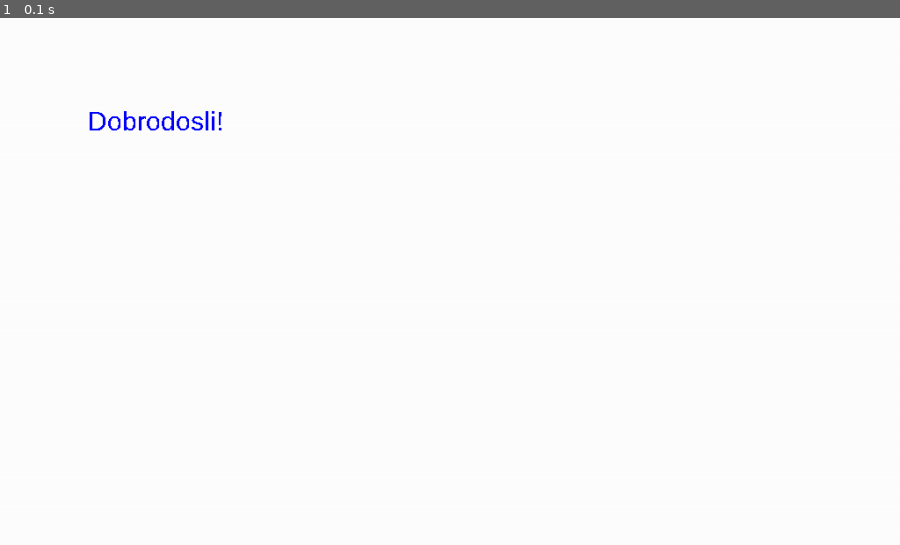
Above: before the commit, frame 1.
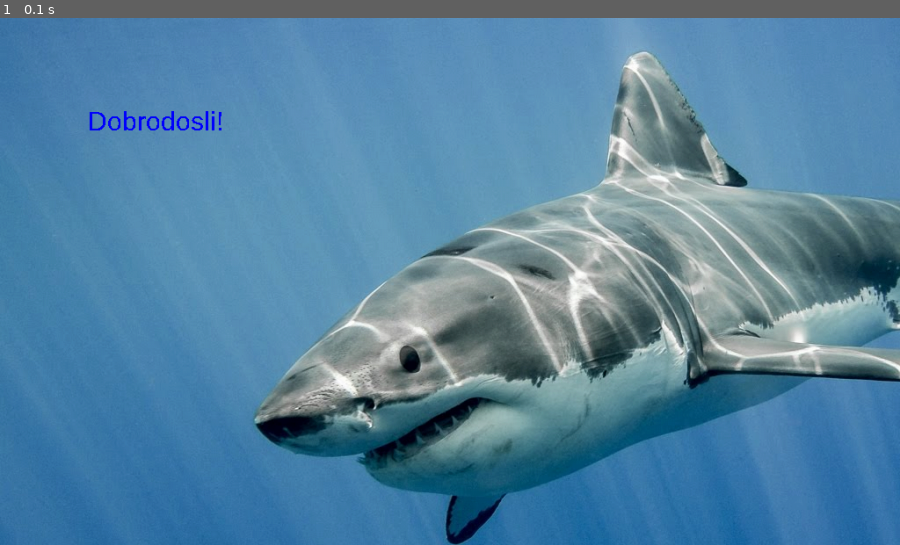
Above: after the commit, the same moment.

Repository: Levara/pygame-hamster
Game: pygame game, started from hamster.py
Same seed, same stepped clock (60 frames per second), same inputs: the game is played once before the commit and once after it.
Inputs:
- Up to frame 1 (0.1 s): no input

The runs differ from the first frame. In frame 1, 100% of the frame differs, in the area x 0-100%, y 0-100%.

Commit message:
dodaj sliku na pocetni ekran

Diff:
--- a/hamster.py
+++ b/hamster.py
@@ -25,6 +25,9 @@
 #daj mi velicinu welcome teksta
 welcome_text_size = welcome_text.get_rect()
 
+welcome_image = pygame.image.load( \
+        "shark.jpg")
+
 #definiranje novog ekrana za igru
 screen = pygame.display.set_mode(size)
 #definiranje naziva prozora
@@ -40,6 +43,7 @@
             done = True
 
     screen.fill(WHITE)
+    screen.blit(welcome_image, (0,0) )
     screen.blit(welcome_text, ( 100, 100) )
 
 
Binary file added: shark.jpg
